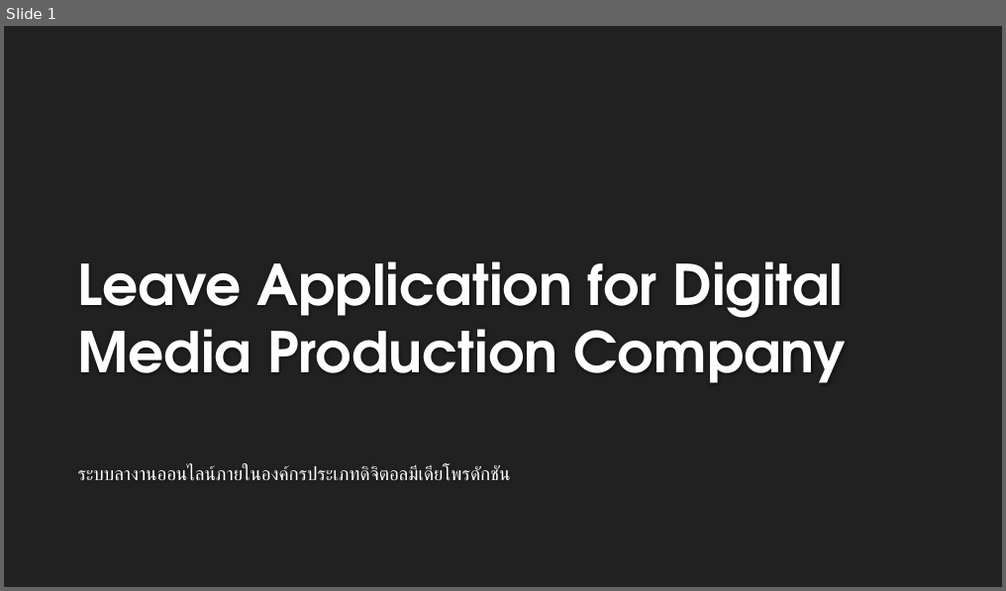
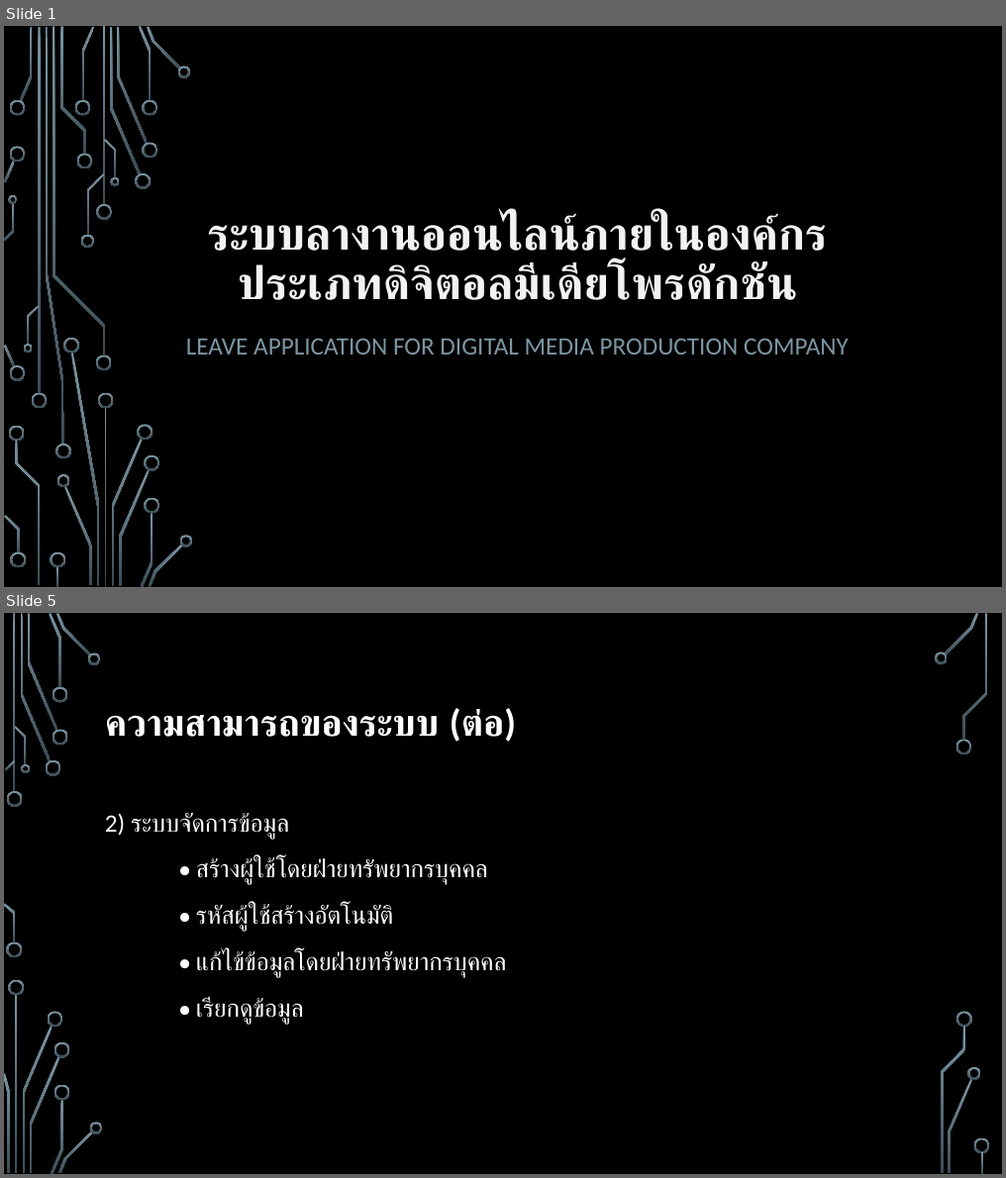
Before and after one commit to MrFermz/leaveAppDoc, a slide deck: Present/master.pptx. Shown one above the other, each under a label of ours: slide 1 before the commit, slides 1 and 5 after it; the slides between them are not shown. The pictures are 1006x591 and 1006x1178 pixels, drawn with LibreOffice and Linux fonts; fonts in the diff are those of the drawing; background and template pictures are left out. Boxes give left, top, right and bottom in pixels: in the first picture for what was removed or moved away, otherwise in the second. Text is boxed around its words. In the diff, an @@ line names an element or a change of style, - is before the commit and + after.

```diff
--- a/Present/master.pptx
+++ b/Present/master.pptx
@@ slide 5 added at box(4, 613, 1002, 1174), background picture (left out) @@
@@ title added at box(105, 708, 516, 742), 36 pt, text #FFFFFF, bold @@
+ความสามารถของระบบ (ต่อ)
@@ text added at box(105, 813, 506, 1023), 24 pt, text #FFFFFF @@
+2) ระบบจัดการข้อมูล
+• สร้างผู้ใช้โดยฝ่ายทรัพยากรบุคคล
+• รหัสผู้ใช้สร้างอัตโนมัติ
+• แก้ไข้ข้อมูลโดยฝ่ายทรัพยากรบุคคล
+• เรียกดูข้อมูล
@@ group added at box(4, 613, 990, 1174): 33 freeform shapes, 3 rectangles @@
@@ slide 1 changed as well @@
@@ background #212121 to picture (left out) @@
@@ title "ระบบลางานออนไลน์ภายในองค์กรประเภทดิจิตอลมีเดียโพรดักชัน": place and size @@
-title "ระบบลางานออนไลน์ภายในองค์กรประเภทดิจิตอลมีเดียโพรดักชัน" at box(78, 466, 511, 481)
+title "ระบบลางานออนไลน์ภายในองค์กรประเภทดิจิตอลมีเดียโพรดักชัน" at box(207, 214, 827, 300)
@@ title "ระบบลางานออนไลน์ภายในองค์กรประเภทดิจิตอลมีเดียโพรดักชัน" at box(207, 214, 827, 300): size 18 to 44 pt, text colour #FFFFFF to #F2F2F2, bold on; alignment left to centre; line spacing 1 to 0.9; less space between paragraphs; vertical alignment top to bottom @@
@@ subtitle "LEAVE APPLICATION FOR DIGITAL MEDIA ..." at box(186, 338, 848, 355): vertical alignment bottom to top @@
@@ subtitle at box(186, 338, 848, 355): text changed; size 54 to 24 pt; font TeX Gyre Adventor to Calibri; text colour #FEFEFE to #7C96A3; bold off @@
-Leave Application for Digital Media Production Company
+LEAVE APPLICATION FOR DIGITAL MEDIA PRODUCTION COMPANY
@@ group added at box(4, 26, 193, 587): 50 freeform shapes, 4 rectangles @@
```
Also in this commit, not shown: 15 other slides added, 1 slide removed, 8 other files.
